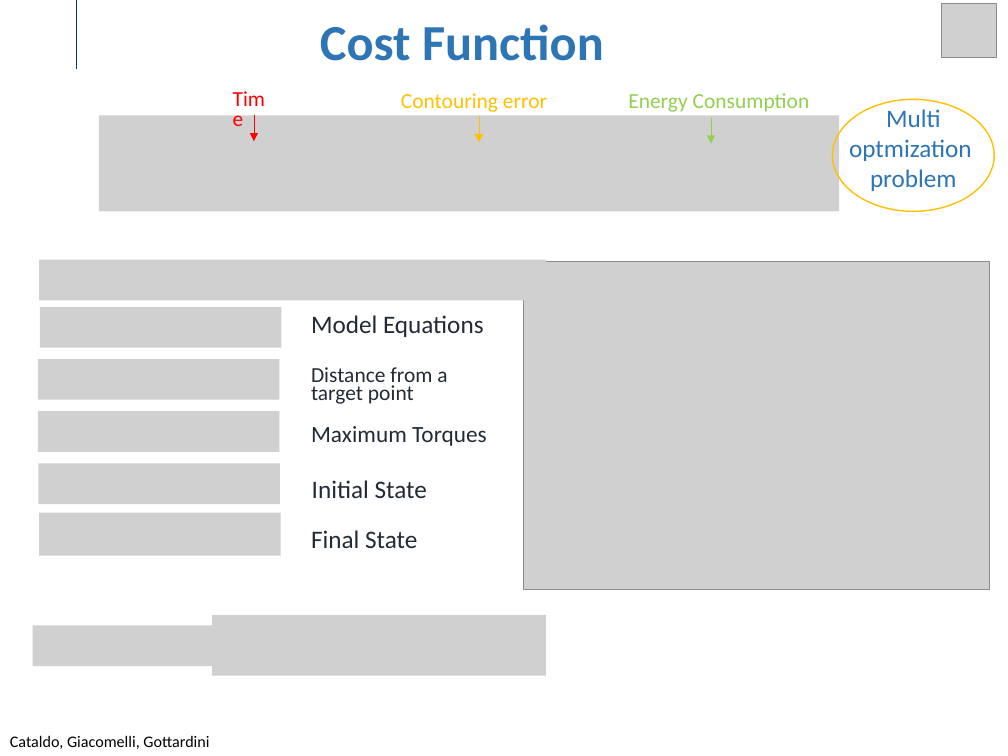
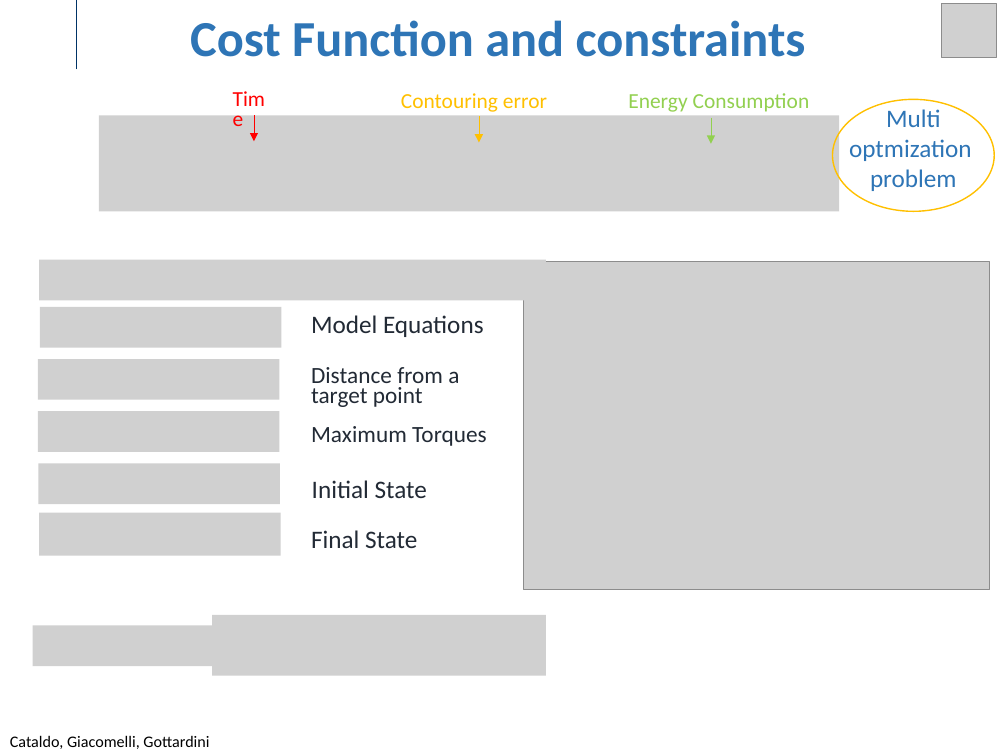
Before and after one commit to GiacomelliGianluca/OC_Mobile_Robot, a slide deck: slide 6 of Presentations/Presentation_11_11.pptx. Drawn at 1008x756 pixels with LibreOffice and Linux fonts; fonts in the diff are those of the drawing; grey boxes stand for pictures; background and template pictures are left out. Boxes give left, top, right and bottom in pixels: in the first picture for what was removed or moved away, otherwise in the second. Text is boxed around its words. In the diff, an @@ line names an element or a change of style, - is before the commit and + after.

```diff
--- a/Presentations/Presentation_11_11.pptx
+++ b/Presentations/Presentation_11_11.pptx
@@ text at [190, 20, 806, 57]: text changed @@
-Cost Function
+Cost Function and constraints
@@ text "Distance from a target point" at [311, 367, 459, 407]: size 15.3 to 16.6 pt @@
```
Also in this commit, not shown: 1 other slide changed, 1 slide added, 4 other files.
